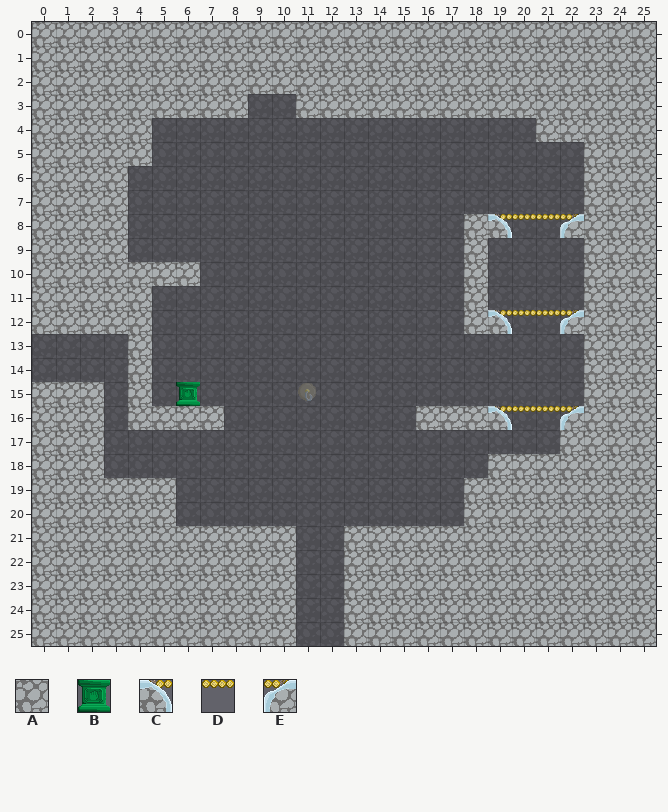
Tiled map, stored at TiledMaps/room3-2.tmx. Above, as it was before the edit.
Cells are 32x32 px. Shown: x 0..25, y 0..25.
Key: from "tilemap": A 10, B 45, C 48, D 49, E 50.
_ is an empty cell.
Layers that did not change in this view are not listed.
Layer "foreground" before, first column x 0:
 0 AAAAAAAAAAAAAAAAAAAAAAAAAA
 1 AAAAAAAAAAAAAAAAAAAAAAAAAA
 2 AAAAAAAAAAAAAAAAAAAAAAAAAA
 3 AAAAAAAAA__AAAAAAAAAAAAAAA
 4 AAAAA________________AAAAA
 5 AAAAA__________________AAA
 6 AAAA___________________AAA
 7 AAAA___________________AAA
 8 AAAA______________ACDDEAAA
 9 AAAA______________A____AAA
10 AAAAAAA___________A____AAA
11 AAAAA_____________A____AAA
12 AAAAA_____________ACDDEAAA
13 ____A__________________AAA
14 ____A__________________AAA
15 AAA_A_B________________AAA
16 AAA_AAAA________AAACDDEAAA
17 AAA___________________AAAA
18 AAA________________AAAAAAA
19 AAAAAA____________AAAAAAAA
20 AAAAAA____________AAAAAAAA
21 AAAAAAAAAAA__AAAAAAAAAAAAA
22 AAAAAAAAAAA__AAAAAAAAAAAAA
23 AAAAAAAAAAA__AAAAAAAAAAAAA
24 AAAAAAAAAAA__AAAAAAAAAAAAA
25 AAAAAAAAAAA__AAAAAAAAAAAAA
New version:
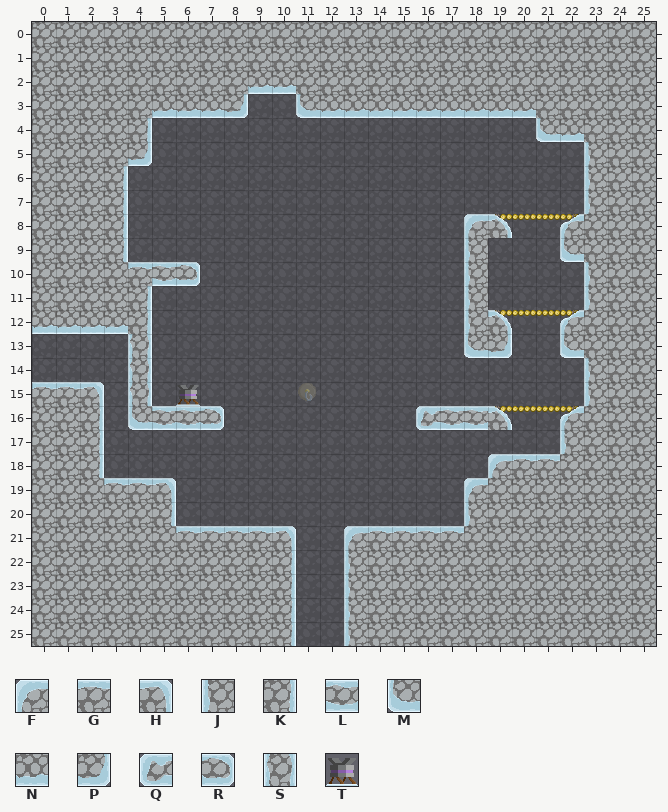
Further tiles: from "tilemap": F 3, G 4, H 5, J 9, K 11, L 12, M 15, N 16, P 17, Q 18, R 20, S 25, T 28.
Change:
Changed rows in their new state; . is an unchanged cell.
Layer "foreground":
first column x 0:
 2 .........NN.............
 3 .....NNNP..MNNNNNNNNN...
 4 ....K................MN.
 5 ....P..................J
 6 ...K...................J
 7 ...K...................J
 8 ...K..............F.....
 9 ...K..............J...M.
10 ....GLR...........J....J
11 ....K.............J....J
12 NNNNK.............J.....
13 ....S.............MP..M.
14 ....S..................J
15 GGH.S.T................J
16 ..K.MLLR........QLL.....
17 ..K...................J.
18 ..K................FGG..
19 ...GGH............F.....
20 .....K............J.....
21 ......GGGGH..FGGGG......
22 ..........K..J..........
23 ..........K..J..........
24 ..........K..J..........
25 ..........K..J..........
